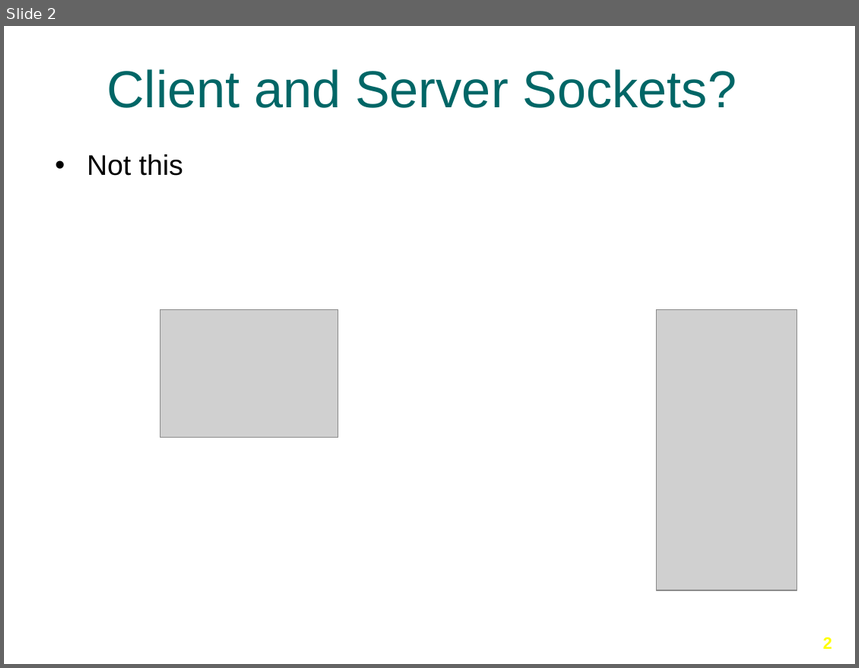
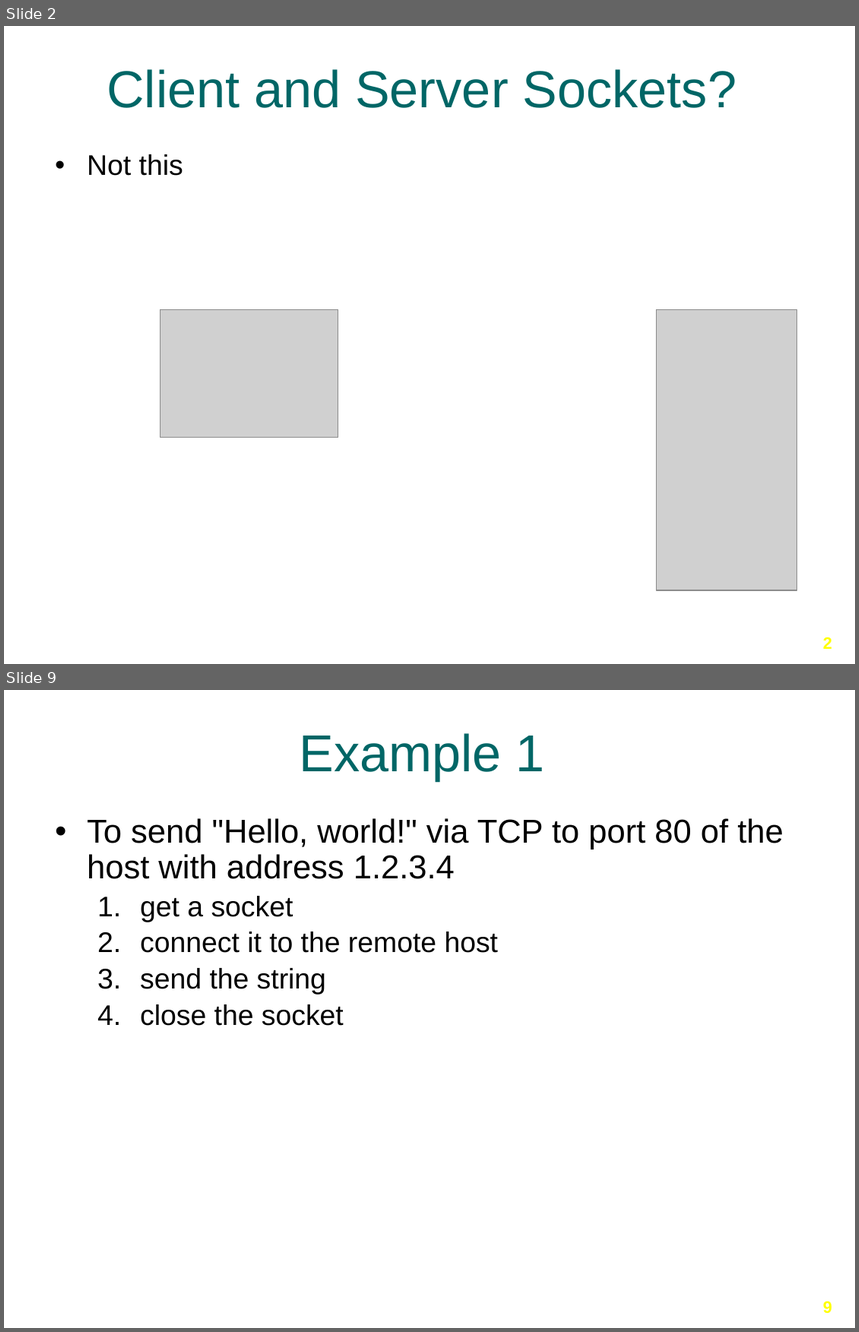
Before and after one commit to Ansilacerda/CIT360-Portfolio, a slide deck: Presentations/Client and Server Sockets/Client-Server-Sockets.pptx. Shown one above the other, each under a label of ours: slide 2 before the commit, slides 2 and 9 after it; the slides between them are not shown. The pictures are 859x668 and 859x1332 pixels, drawn with LibreOffice and Linux fonts; fonts in the diff are those of the drawing; grey boxes stand for pictures; background and template pictures are left out. Boxes give left, top, right and bottom in pixels: in the first picture for what was removed or moved away, otherwise in the second. Text is boxed around its words. In the diff, an @@ line names an element or a change of style, - is before the commit and + after.

```diff
--- a/Presentations/Client and Server Sockets/Client-Server-Sockets.pptx
+++ b/Presentations/Client and Server Sockets/Client-Server-Sockets.pptx
@@ slide 9 added at [4, 690, 855, 1328], background picture (left out) @@
@@ title added at [300, 733, 545, 781], 44 pt, text #006666 @@
+Example 1
@@ text added at [87, 818, 783, 1026], 28 pt, text #000000 @@
+• To send "Hello, world!" via TCP to port 80 of the host with address 1.2.3.4
+  1. get a socket
+  2. connect it to the remote host
+  3. send the string
+  4. close the socket
@@ page number added at [823, 1302, 832, 1313], 14 pt, text #FFFF00, bold @@
+9
```
Also in this commit, not shown: 1 slide changed, 8 other slides added, 8 slides removed, 23 other files.
